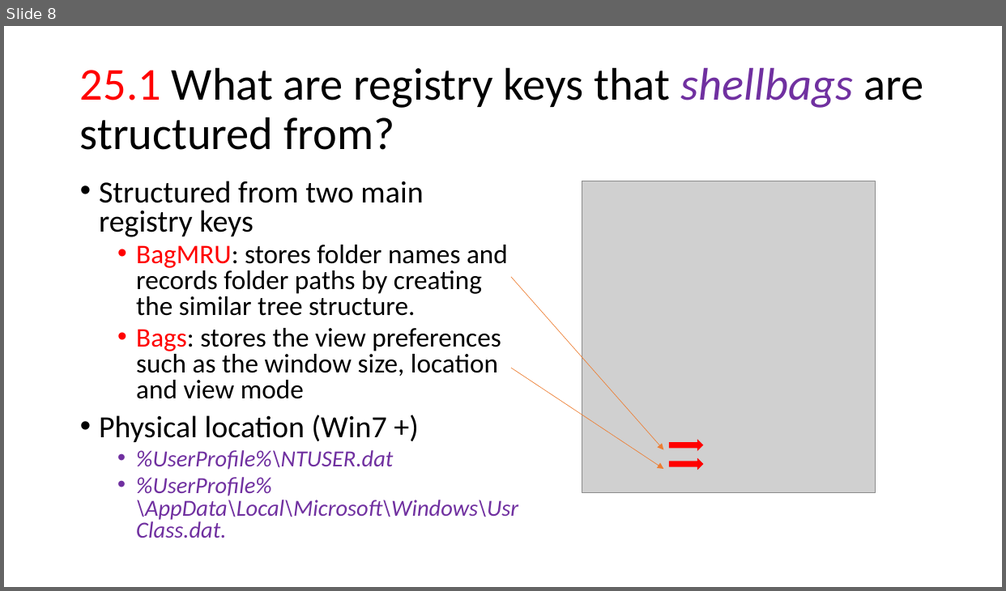
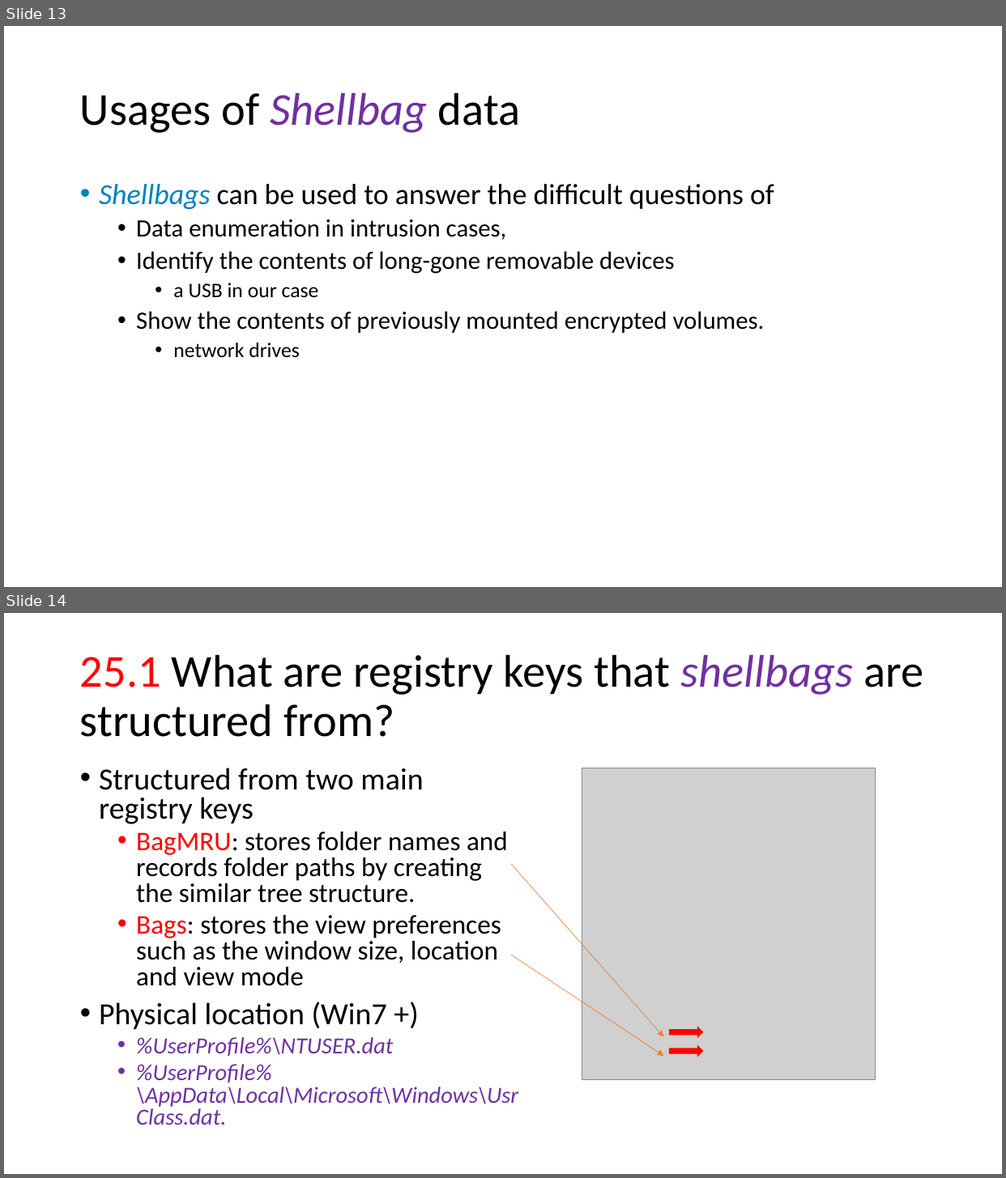
Before and after one commit to frankwxu/digital-forensics-lab, a slide deck: NIST_Data_Leakage_Case/NIST_Data_Leakage_06_Network_Shellbag_Jumplist.pptx. Shown one above the other, each under a label of ours: slide 8 before the commit, slides 13 and 14 after it. The pictures are 1006x591 and 1006x1178 pixels, drawn with LibreOffice and Linux fonts; fonts in the diff are those of the drawing; grey boxes stand for pictures; background and template pictures are left out. Boxes give left, top, right and bottom in pixels: in the first picture for what was removed or moved away, otherwise in the second. Text is boxed around its words. In the diff, an @@ line names an element or a change of style, - is before the commit and + after.

```diff
--- a/NIST_Data_Leakage_Case/NIST_Data_Leakage_06_Network_Shellbag_Jumplist.pptx
+++ b/NIST_Data_Leakage_Case/NIST_Data_Leakage_06_Network_Shellbag_Jumplist.pptx
@@ slide 13 added at [4, 26, 1002, 587], background #FFFFFF @@
@@ title added at [80, 92, 520, 133], 44 pt, text #000000 @@
+Usages of Shellbag data
@@ text added at [99, 184, 774, 358], 24 pt, text #000000 @@
+• Shellbags can be used to answer the difficult questions of
+  • Data enumeration in intrusion cases,
+  • Identify the contents of long-gone removable devices
+    • a USB in our case
+  • Show the contents of previously mounted encrypted volumes.
+    • network drives
@@ what was slide 8 is now slide 14 @@
```
Also in this commit, not shown: 10 slides changed, 8 other slides added, 1 slide removed, 1 other file.
